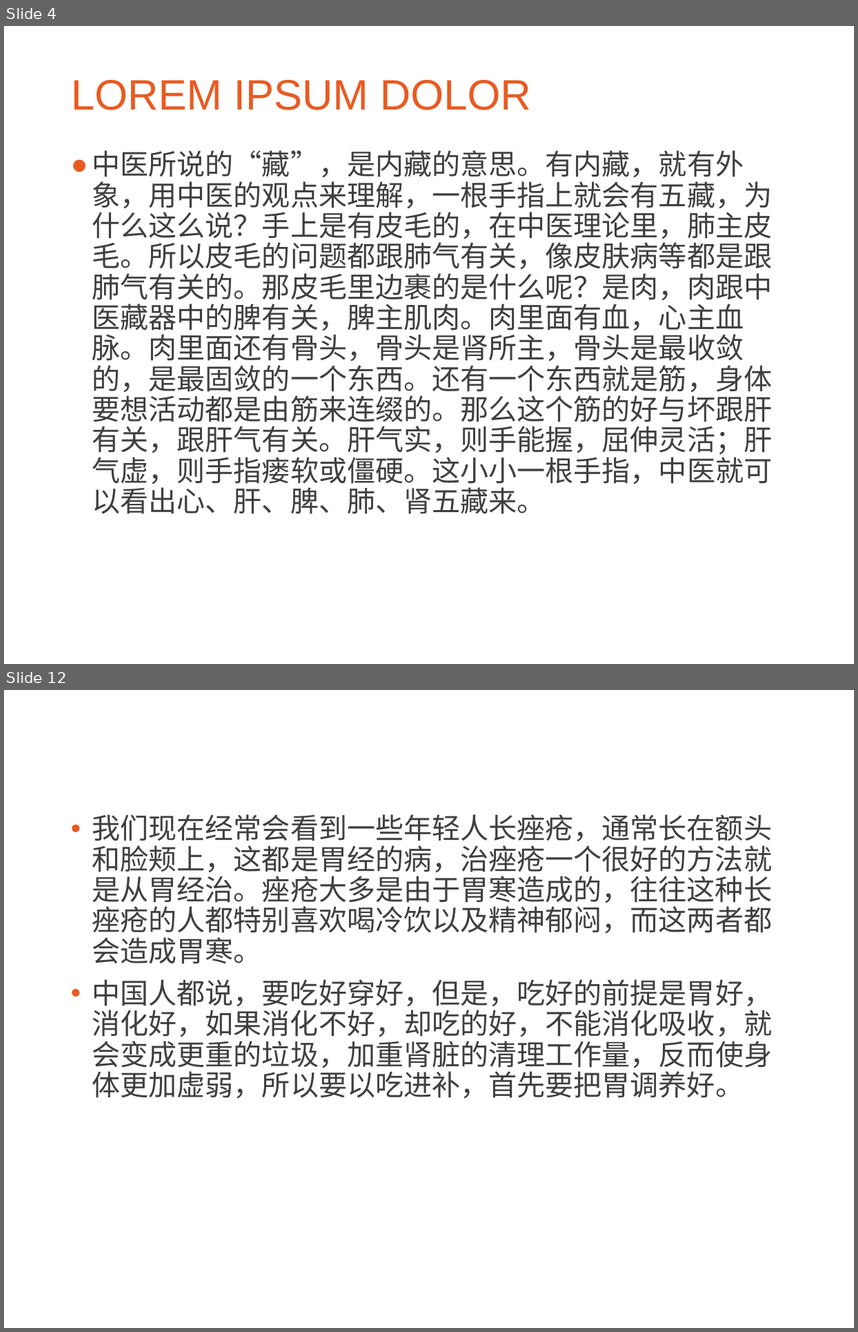
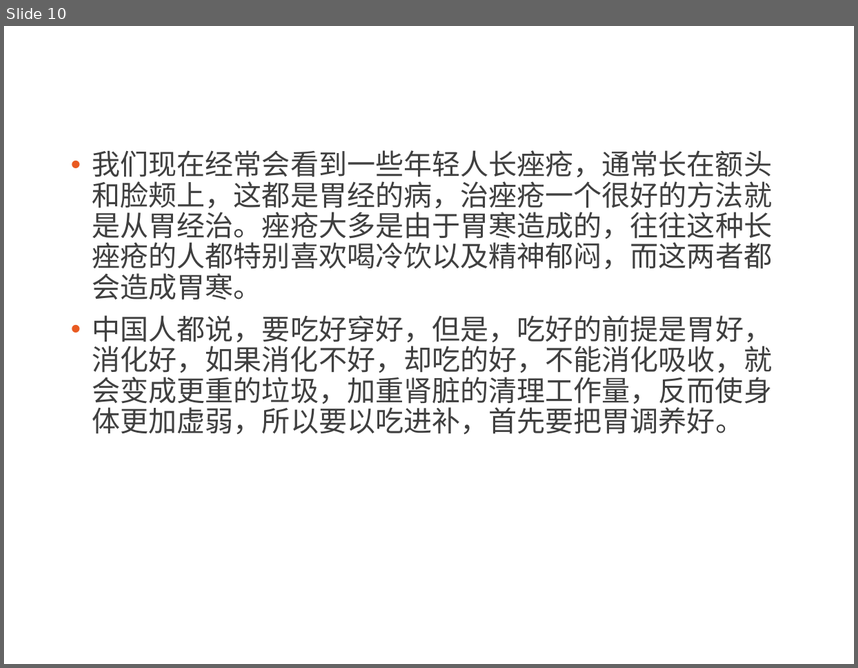
Before and after one commit to CatMan1994/file, a slide deck: 中医与养生分享会/中医与养生.ppt. Shown one above the other, each under a label of ours: slides 4 and 12 before the commit, slide 10 after it; the slides between them are not shown. The pictures are 858x1332 and 858x668 pixels, drawn with LibreOffice and Linux fonts; fonts in the diff are those of the drawing; background and template pictures are left out. Boxes give left, top, right and bottom in pixels: in the first picture for what was removed or moved away, otherwise in the second. Text is boxed around its words. In the diff, an @@ line names an element or a change of style, - is before the commit and + after.

```diff
--- a/中医与养生分享会/中医与养生.ppt
+++ b/中医与养生分享会/中医与养生.ppt
@@ slide 4 removed at box(4, 26, 854, 664), background picture (left out) @@
@@ title removed at box(71, 80, 531, 110) @@
-LOREM IPSUM DOLOR
@@ text removed at box(92, 150, 773, 514) @@
-● 中医所说的“藏”，是内藏的意思。有内藏，就有外象，用中医的观点来理解，一根手指上就会有五藏，为什么这么说？手上是有皮毛的，在中医理论里，肺主皮毛。所以皮毛的问题都跟肺气有关，像皮肤病等都是跟肺气有关的。那皮毛里边裹的是什么呢？是肉，肉跟中医藏器中的脾有关，脾主肌肉。肉里面有血，心主血脉。肉里面还有骨头，骨头是肾所主，骨头是最收敛的，是最固敛的一个东西。还有一个东西就是筋，身体要想活动都是由筋来连缀的。那么这个筋的好与坏跟肝有关，跟肝气有关。肝气实，则手能握，屈伸灵活；肝气虚，则手指瘘软或僵硬。这小小一根手指，中医就可以看出心、肝、脾、肺、肾五藏来。
@@ what was slide 12 is now slide 10 @@
```
Also in this commit, not shown: 10 slides changed, 1 slide added, 1 other slide removed, 1 other file.
